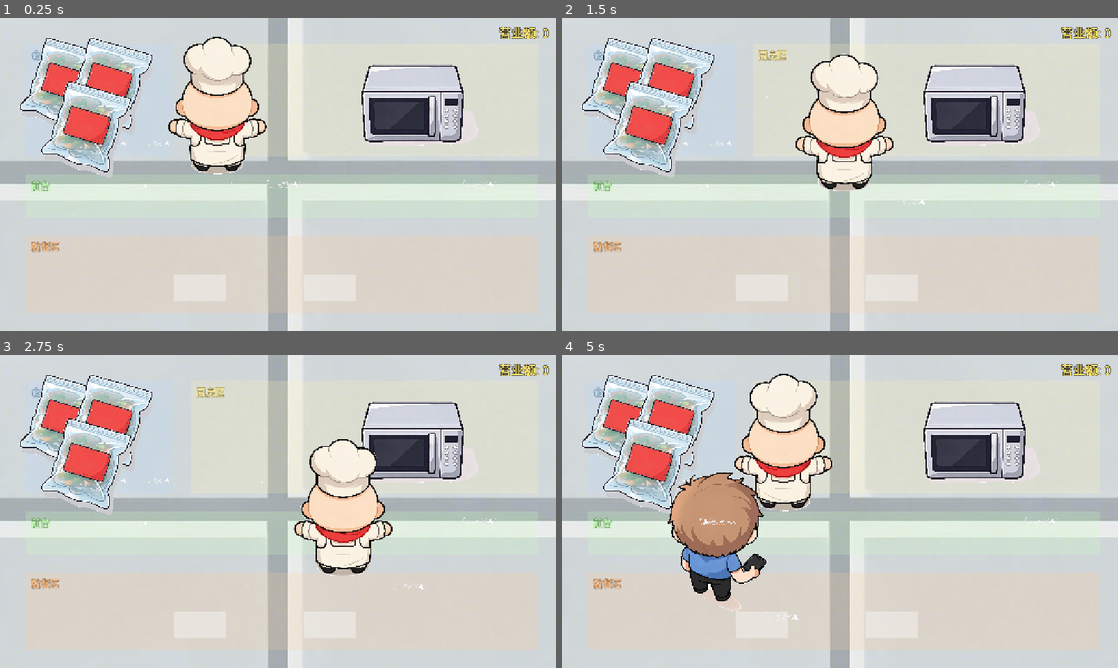
Above: before the commit, frames 1-4 (two rows, left to right).
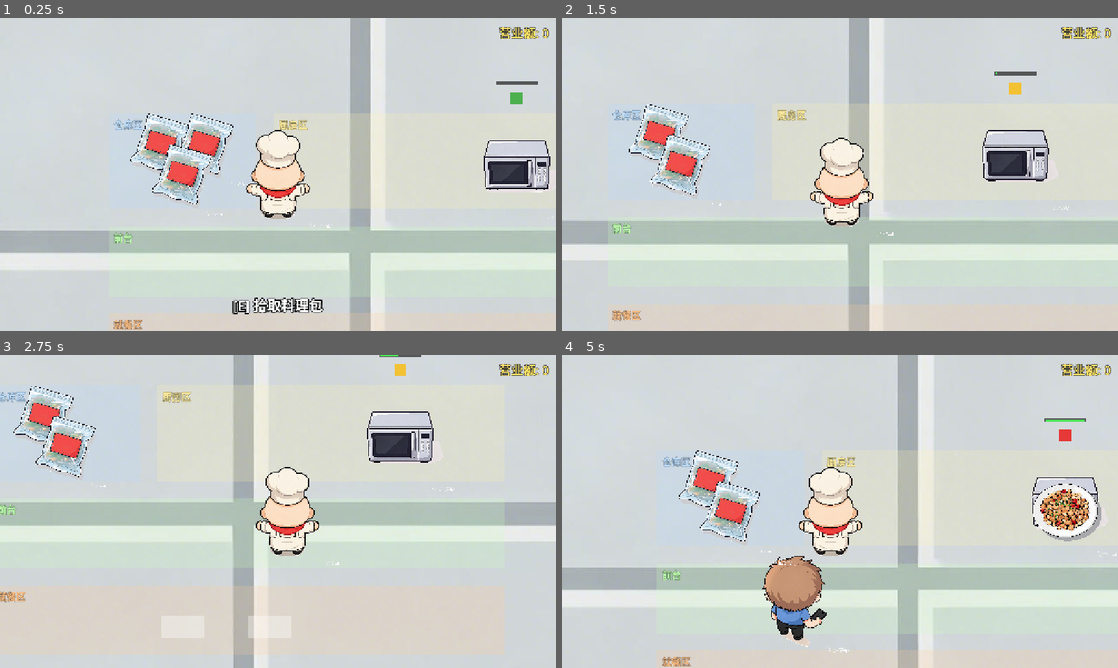
Above: after the commit, the same moments.

Repository: 408Survivor/order_rush
Game: Godot game, scene res://scenes/MainScene.tscn
The game is run twice, just before and just after one commit, with the same random seed, the same clock (stepped at 60 frames per second) and the same inputs.
Inputs:
- Up to frame 1 (0.25 s): no input
- Up to frame 2 (1.5 s): tap Enter at 0.5 s; hold D (move_right) 0.53-1.28 s; hold Space (interact) 0.53-1.28 s; hold S (move_down) from 1.28 s (still down); tap Space (interact) at 1.35 s
- Up to frame 3 (2.75 s): release S (move_down) at 2.03 s; hold D (move_right) from 2.03 s (still down); hold Space (interact) from 2.03 s (still down)
- Up to frame 4 (5 s): release D (move_right) at 2.78 s; release Space (interact) at 2.78 s; hold W (move_up) 2.78-3.53 s; tap Space (interact) at 2.85, 4.35 s; hold Space (interact) 3.53-4.28 s; hold A (move_left) from 3.53 s (still down)

The runs differ from the first frame. In frame 1, 42% of the frame differs, in the area x 0-100%, y 0-100%; in frame 2, 37%; in frame 3, 24%; in frame 4, 46%.

Commit message:
feat: 店内布局重画——素材缩小+空间重排 (#16) (#17)
* feat: 店内布局重画——素材/碰撞缩小 + 空间重排 (#16)

- 素材 scale 0.2→0.13（角色/微波炉/顾客，视觉 410→267px）、物品 0.15→0.1
- 碰撞体按比例缩小：玩家 180→117、微波炉 240→156、顾客 100→65
- 布局重排：仓库 (60,60) 料理包×3 / 厨房 (440,60) 微波炉 (1000,180)+玩家 (450,200) /
  前台 (60,320) 柜台 (700,400) / 就餐区 (60,520) 餐桌×2 / 入口 (60,400)
- 槽位间距 220→150、交互距离 360→280、Camera2D 跟随玩家（zoom 1.0）
- 提示字号 28→32；冒烟测试 40/40 PASS（断言随新参数更新）

* fix: 交付提示可见性——队首订单标记 + 提示增强 (#16)

- 队首顾客头顶显示订单标记（宫保鸡丁），玩家一眼识别服务对象
- 提示增强：手持成品菜面对任何顾客均有提示（可收→[E] 交付；不可收→[E] 交付（先服务队首））；手持料理包→提示需先加热
- 冒烟测试 40/40 PASS

* fix: 交付提示根因——顾客未入 interactable 组 + 交互改范围检测 (#16)

根因：customer.gd 只加了 customer 组，交互检测（is_in_group interactable）永远过滤掉顾客
→ 交付提示/交付交互从未真正可用（测试直接调方法绕过了该链，未发现）。

修复：
- 顾客加入 interactable 组
- 交互检测改为范围检测优先（InteractArea r=300，areas+bodies，靠近即提示不依赖朝向）+ 射线兜底
- 探针验证：游戏模式 200px 旁命中顾客 ✓

* fix: 队首离店卡死——离店顾客碰撞清零穿人 (#16)

根因：离店顾客（走向左侧出口）与补位顾客（走向柜台）迎面碰撞互相卡住，
队首永远走不掉，队列无法前移。

修复：leave() 时禁用顾客碰撞（离店穿人）；已服务顾客不再显示'先服务队首'误导提示。
运行模式探针实测：交付→+20→离店→补位→新订单 全链路正常。

Diff:
--- a/scenes/MainScene.tscn
+++ b/scenes/MainScene.tscn
@@ -15,29 +15,29 @@
 texture = ExtResource("3_floor")
 z_index = -10
 
-; ===== 区域视觉划分（issue #9：厨房上/前台中/就餐下，仓库在厨房左上） =====
+; ===== 区域视觉划分（issue #16 重画：素材缩小后四区空间充裕） =====
 
 [node name="ZoneStorage" type="ColorRect" parent="."]
 position = Vector2(60, 60)
-size = Vector2(340, 260)
+size = Vector2(340, 220)
 color = Color(0.7, 0.85, 1, 0.22)
 z_index = -5
 
 [node name="ZoneKitchen" type="ColorRect" parent="."]
 position = Vector2(440, 60)
-size = Vector2(800, 260)
+size = Vector2(800, 220)
 color = Color(1, 0.95, 0.7, 0.22)
 z_index = -5
 
 [node name="ZoneFront" type="ColorRect" parent="."]
-position = Vector2(60, 360)
-size = Vector2(1180, 100)
+position = Vector2(60, 320)
+size = Vector2(1180, 160)
 color = Color(0.8, 1, 0.75, 0.22)
 z_index = -5
 
 [node name="ZoneDining" type="ColorRect" parent="."]
-position = Vector2(60, 500)
-size = Vector2(1180, 180)
+position = Vector2(60, 520)
+size = Vector2(1180, 160)
 color = Color(1, 0.8, 0.6, 0.22)
 z_index = -5
 
@@ -60,7 +60,7 @@
 text = "厨房区"
 
 [node name="FrontLabel" type="Label" parent="."]
-position = Vector2(72, 368)
+position = Vector2(72, 328)
 z_index = -4
 theme_override_colors/font_color = Color(0.75, 1, 0.68, 0.9)
 theme_override_colors/font_outline_color = Color(0.1, 0.3, 0.08, 0.6)
@@ -69,7 +69,7 @@
 text = "前台"
 
 [node name="DiningLabel" type="Label" parent="."]
-position = Vector2(72, 508)
+position = Vector2(72, 528)
 z_index = -4
 theme_override_colors/font_color = Color(1, 0.75, 0.5, 0.9)
 theme_override_colors/font_outline_color = Color(0.3, 0.15, 0.05, 0.6)
@@ -78,14 +78,14 @@
 text = "就餐区"
 
 [node name="Table1" type="ColorRect" parent="."]
-position = Vector2(400, 590)
-size = Vector2(120, 60)
+position = Vector2(450, 590)
+size = Vector2(100, 50)
 color = Color(1, 1, 1, 0.35)
 z_index = -4
 
 [node name="Table2" type="ColorRect" parent="."]
-position = Vector2(700, 590)
-size = Vector2(120, 60)
+position = Vector2(650, 590)
+size = Vector2(100, 50)
 color = Color(1, 1, 1, 0.35)
 z_index = -4
 
@@ -94,27 +94,27 @@
 [node name="Items" type="Node2D" parent="."]
 
 [node name="MealPackage" parent="Items" instance=ExtResource("4_meal")]
-position = Vector2(150, 150)
+position = Vector2(180, 130)
 
 [node name="MealPackage2" parent="Items" instance=ExtResource("4_meal")]
-position = Vector2(250, 150)
+position = Vector2(280, 130)
 
 [node name="MealPackage3" parent="Items" instance=ExtResource("4_meal")]
-position = Vector2(200, 250)
+position = Vector2(230, 200)
 
 [node name="Microwave" parent="." instance=ExtResource("5_mw")]
-position = Vector2(950, 200)
+position = Vector2(1000, 180)
 
 [node name="SpawnPoint" type="Marker2D" parent="."]
-position = Vector2(40, 420)
+position = Vector2(60, 400)
 
 [node name="CounterPoint" type="Marker2D" parent="."]
-position = Vector2(640, 420)
+position = Vector2(700, 400)
 
 [node name="CustomerManager" parent="." instance=ExtResource("6_cm")]
 
 [node name="PlayerCharacter" parent="." unique_id=1418374193 instance=ExtResource("2_ibiss")]
-position = Vector2(500, 200)
+position = Vector2(450, 200)
 
 [node name="RevenueHUD" type="CanvasLayer" parent="."]
 script = ExtResource("7_hud")
--- a/scenes/entities/Customer.tscn
+++ b/scenes/entities/Customer.tscn
@@ -4,7 +4,7 @@
 [ext_resource type="Script" uid="uid://n7smpfnf1lqc" path="res://scripts/entities/customer.gd" id="2_script"]
 
 [sub_resource type="CircleShape2D" id="CircleShape2D_customer"]
-radius = 100.0
+radius = 65.0
 
 [node name="Customer" type="CharacterBody2D"]
 collision_layer = 16
@@ -12,8 +12,21 @@
 script = ExtResource("2_script")
 
 [node name="Sprite2D" type="Sprite2D" parent="."]
-scale = Vector2(0.2, 0.2)
+scale = Vector2(0.13, 0.13)
 texture = ExtResource("1_tex")
 
 [node name="CollisionShape2D" type="CollisionShape2D" parent="."]
 shape = SubResource("CircleShape2D_customer")
+
+[node name="OrderLabel" type="Label" parent="."]
+offset_left = -80.0
+offset_top = -115.0
+offset_right = 80.0
+offset_bottom = -75.0
+theme_override_colors/font_color = Color(1, 0.85, 0.3, 1)
+theme_override_colors/font_outline_color = Color(0, 0, 0, 0.8)
+theme_override_constants/outline_size = 6
+theme_override_font_sizes/font_size = 22
+text = "宫保鸡丁"
+horizontal_alignment = 1
+visible = false
--- a/scenes/entities/PlayerCharacter.tscn
+++ b/scenes/entities/PlayerCharacter.tscn
@@ -4,7 +4,10 @@
 [ext_resource type="Script" uid="uid://hhlbu2ex5qvv" path="res://scripts/entities/player_character.gd" id="2_script"]
 
 [sub_resource type="CircleShape2D" id="CircleShape2D_5tcya"]
-radius = 180.3
+radius = 117.0
+
+[sub_resource type="CircleShape2D" id="CircleShape2D_interact"]
+radius = 300.0
 
 [node name="PlayerCharacter" type="CharacterBody2D" unique_id=1418374193]
 collision_layer = 2
@@ -12,7 +15,7 @@
 script = ExtResource("2_script")
 
 [node name="Sprite2D" type="Sprite2D" parent="." unique_id=1573503862]
-scale = Vector2(0.2, 0.2)
+scale = Vector2(0.13, 0.13)
 texture = ExtResource("1_p7fax")
 
 [node name="CollisionShape2D" type="CollisionShape2D" parent="." unique_id=488060088]
@@ -24,7 +27,19 @@
 collide_with_areas = true
 
 [node name="HeldItemPivot" type="Marker2D" parent="."]
-position = Vector2(0, -60)
+position = Vector2(0, -40)
+
+[node name="InteractArea" type="Area2D" parent="."]
+collision_layer = 0
+collision_mask = 28
+monitorable = false
+
+[node name="CollisionShape2D" type="CollisionShape2D" parent="InteractArea"]
+shape = SubResource("CircleShape2D_interact")
+
+[node name="Camera2D" type="Camera2D" parent="."]
+position_smoothing_enabled = true
+position_smoothing_speed = 8.0
 
 [node name="InteractionPrompt" type="CanvasLayer" parent="."]
 layer = 10
@@ -43,6 +58,6 @@
 theme_override_colors/font_color = Color(1, 1, 1, 1)
 theme_override_colors/font_outline_color = Color(0, 0, 0, 1)
 theme_override_constants/outline_size = 8
-theme_override_font_sizes/font_size = 28
+theme_override_font_sizes/font_size = 32
 horizontal_alignment = 1
 vertical_alignment = 1
--- a/scenes/items/FinishedDish.tscn
+++ b/scenes/items/FinishedDish.tscn
@@ -4,7 +4,7 @@
 [ext_resource type="Script" uid="uid://qkqdass312dj" path="res://scripts/items/finished_dish.gd" id="2_script"]
 
 [sub_resource type="CircleShape2D" id="CircleShape2D_dish"]
-radius = 60.0
+radius = 39.0
 
 [node name="FinishedDish" type="Area2D"]
 collision_layer = 8
@@ -12,7 +12,7 @@
 script = ExtResource("2_script")
 
 [node name="Sprite2D" type="Sprite2D" parent="."]
-scale = Vector2(0.15, 0.15)
+scale = Vector2(0.1, 0.1)
 texture = ExtResource("1_tex")
 
 [node name="CollisionShape2D" type="CollisionShape2D" parent="."]
--- a/scenes/items/MealPackage.tscn
+++ b/scenes/items/MealPackage.tscn
@@ -4,7 +4,7 @@
 [ext_resource type="Script" uid="uid://x6tmoktru3ja" path="res://scripts/items/meal_package.gd" id="2_script"]
 
 [sub_resource type="CircleShape2D" id="CircleShape2D_meal"]
-radius = 40.0
+radius = 26.0
 
 [node name="MealPackage" type="Area2D"]
 collision_layer = 8
@@ -12,7 +12,7 @@
 script = ExtResource("2_script")
 
 [node name="Sprite2D" type="Sprite2D" parent="."]
-scale = Vector2(0.15, 0.15)
+scale = Vector2(0.1, 0.1)
 texture = ExtResource("1_tex")
 
 [node name="CollisionShape2D" type="CollisionShape2D" parent="."]
--- a/scenes/props/Microwave.tscn
+++ b/scenes/props/Microwave.tscn
@@ -4,7 +4,7 @@
 [ext_resource type="Script" uid="uid://d0ff7b81c1n73" path="res://scripts/items/microwave.gd" id="2_script"]
 
 [sub_resource type="CircleShape2D" id="CircleShape2D_mw"]
-radius = 240.0
+radius = 156.0
 
 [node name="Microwave" type="Area2D"]
 collision_layer = 5
@@ -12,31 +12,31 @@
 script = ExtResource("2_script")
 
 [node name="Sprite2D" type="Sprite2D" parent="."]
-scale = Vector2(0.2, 0.2)
+scale = Vector2(0.13, 0.13)
 texture = ExtResource("1_tex")
 
 [node name="CollisionShape2D" type="CollisionShape2D" parent="."]
 shape = SubResource("CircleShape2D_mw")
 
 [node name="Indicator" type="ColorRect" parent="."]
-offset_left = -20.0
-offset_top = -250.0
-offset_right = 20.0
-offset_bottom = -210.0
+offset_left = -14.0
+offset_top = -170.0
+offset_right = 14.0
+offset_bottom = -142.0
 color = Color(0.298039, 0.686275, 0.313726, 1)
 
 [node name="ProgressBar" type="ColorRect" parent="."]
-offset_left = -70.0
-offset_top = -290.0
-offset_right = 70.0
-offset_bottom = -278.0
+offset_left = -48.0
+offset_top = -195.0
+offset_right = 48.0
+offset_bottom = -186.0
 color = Color(0, 0, 0, 0.6)
 
 [node name="ProgressFill" type="ColorRect" parent="ProgressBar"]
 offset_left = 2.0
 offset_top = 2.0
-offset_right = 122.0
-offset_bottom = 10.0
+offset_right = 92.0
+offset_bottom = 7.0
 color = Color(0.298039, 0.894118, 0.341176, 1)
 
 [node name="HeatTimer" type="Timer" parent="."]
--- a/scripts/entities/customer.gd
+++ b/scripts/entities/customer.gd
@@ -30,6 +30,7 @@
 
 # ==================== 节点引用 ====================
 @onready var sprite: Sprite2D = $Sprite2D
+@onready var order_label: Label = $OrderLabel
 
 # ==================== 状态变量 ====================
 var state := CustomerState.WALKING
@@ -41,6 +42,7 @@
 # ==================== 生命周期 ====================
 
 func _ready() -> void:
+	add_to_group("interactable")
 	add_to_group("customer")
 	print_rich("[color=green]Customer spawned at %s, heading to %s[/color]" % [str(global_position), str(queue_slot)])
 
@@ -92,17 +94,28 @@
 ## 接收成品菜：物品销毁，状态置 SERVED，发出 served 信号（管理器结算）
 func receive_dish(dish: Node2D) -> void:
 	state = CustomerState.SERVED
+	clear_order_label()
 	if dish.get_parent() != null:
 		dish.get_parent().remove_child(dish)
 	dish.queue_free()
 	print_rich("[color=green]Customer received dish (order #%d)[/color]" % order_id)
 	served.emit(dish)
 
-## 走向出口并离店（收菜后由管理器调用）
+## 显示订单标记（队首头顶，供玩家识别服务对象）
+func set_order_label(text: String) -> void:
+	order_label.text = text
+	order_label.visible = true
+
+func clear_order_label() -> void:
+	order_label.visible = false
+
+## 走向出口并离店（收菜后由管理器调用；离店时禁用碰撞，避免与补位顾客迎面卡住）
 func leave(exit_pos: Vector2) -> void:
 	_leaving = true
 	queue_slot = exit_pos
 	state = CustomerState.WALKING
+	collision_layer = 0
+	collision_mask = 0
 	print_rich("[color=orange]Customer leaving towards %s[/color]" % str(exit_pos))
 
 ## 走向新槽位（队列补位时由管理器调用）
--- a/scripts/entities/player_character.gd
+++ b/scripts/entities/player_character.gd
@@ -14,12 +14,13 @@
 
 # ==================== 常量 ====================
 const MOVE_SPEED := 200.0           ## 像素/秒
-const INTERACTION_DISTANCE := 360.0 ## 交互检测距离（像素，玩家贴近设备边缘即可交互）
+const INTERACTION_DISTANCE := 280.0 ## 交互检测距离（像素，覆盖贴合距离≈273）
 const INTERACTION_COOLDOWN := 0.25  ## 交互冷却（秒），防止连按
 
 # ==================== 节点引用 ====================
 @onready var sprite: Sprite2D = $Sprite2D
 @onready var interaction_ray: RayCast2D = $InteractionRay
+@onready var interact_area: Area2D = $InteractArea
 @onready var held_item_pivot: Marker2D = $HeldItemPivot
 @onready var prompt_label: Label = $InteractionPrompt/PromptLabel
 
@@ -110,8 +111,29 @@
 
 	return false
 
-## 获取交互射线命中的可交互对象（跳过手持物品——它挂在玩家面前会挡住射线）
+## 获取可交互对象：范围检测优先（靠近即触发，不依赖朝向），射线兜底
 func _get_interactable_object() -> Node2D:
+	# 1) 交互范围内最近的 interactable（Area2D 物品/设备 + PhysicsBody 顾客；排除手持物品）
+	var best: Node2D = null
+	var best_dist := INF
+	for area in interact_area.get_overlapping_areas():
+		if area == held_item or not area.is_in_group("interactable"):
+			continue
+		var dist := global_position.distance_to(area.global_position)
+		if dist < best_dist:
+			best_dist = dist
+			best = area
+	for body in interact_area.get_overlapping_bodies():
+		if body == held_item or not body.is_in_group("interactable"):
+			continue
+		var dist := global_position.distance_to(body.global_position)
+		if dist < best_dist:
+			best_dist = dist
+			best = body
+	if best != null:
+		return best
+
+	# 2) 回退：射线检测（编辑器进程物理不步进时范围不可用）
 	if interaction_ray.is_colliding():
 		var collider := interaction_ray.get_collider()
 		if collider != null and collider.is_in_group("interactable") and collider != held_item:
@@ -209,11 +231,19 @@
 
 	var text := ""
 	if held_item != null:
-		# 手持物品：设备可接受 → 放入；顾客可收 → 交付
+		# 手持物品：设备可接受 → 放入；顾客 → 交付（区分可收/不可收与物品类型）
 		if target.is_in_group("appliance") and target.can_accept_item(held_item):
 			text = "[E] 放入%s" % _friendly_name(target)
-		elif target.is_in_group("customer") and target.can_accept_dish(held_item):
-			text = "[E] 交付%s" % _friendly_name(target)
+		elif target.is_in_group("customer"):
+			if held_item.is_in_group("dish"):
+				if target.can_accept_dish(held_item):
+					text = "[E] 交付%s" % _friendly_name(target)
+				elif target.get("state") == 2:
+					text = ""  # 已服务完的顾客（离店中），无操作提示
+				else:
+					text = "[E] 交付（先服务队首）"
+			else:
+				text = "料理包需先加热"
 	else:
 		# 空手：可拾取 → 提示拾取；设备加热完成 → 提示取出
 		if target.is_in_group("pickable"):
--- a/scripts/systems/customer_manager.gd
+++ b/scripts/systems/customer_manager.gd
@@ -12,8 +12,8 @@
 # ==================== 导出变量 ====================
 ## 生成间隔（秒）
 @export var spawn_interval := 3.0
-## 排队槽位间距（像素），需大于顾客碰撞直径 200
-@export var queue_spacing := 220.0
+## 排队槽位间距（像素），需大于顾客碰撞直径 130（顾客半径 65）
+@export var queue_spacing := 150.0
 ## 最大在场顾客数（超出不再生成；3 人 = 槽位 0-2 均在屏幕内）
 @export var max_queue := 3
 
@@ -94,6 +94,7 @@
 	var order_id := GameStateManager.create_order(front.get_instance_id(), "kungpao")
 	if order_id != -1:
 		front.order_id = order_id
+		front.set_order_label("宫保鸡丁")
 
 ## 队首顾客（当前服务对象），空队返回 null
 func get_front_customer() -> Node2D:
Not shown, changed: addons/smoke_test/smoke_plugin.gd
